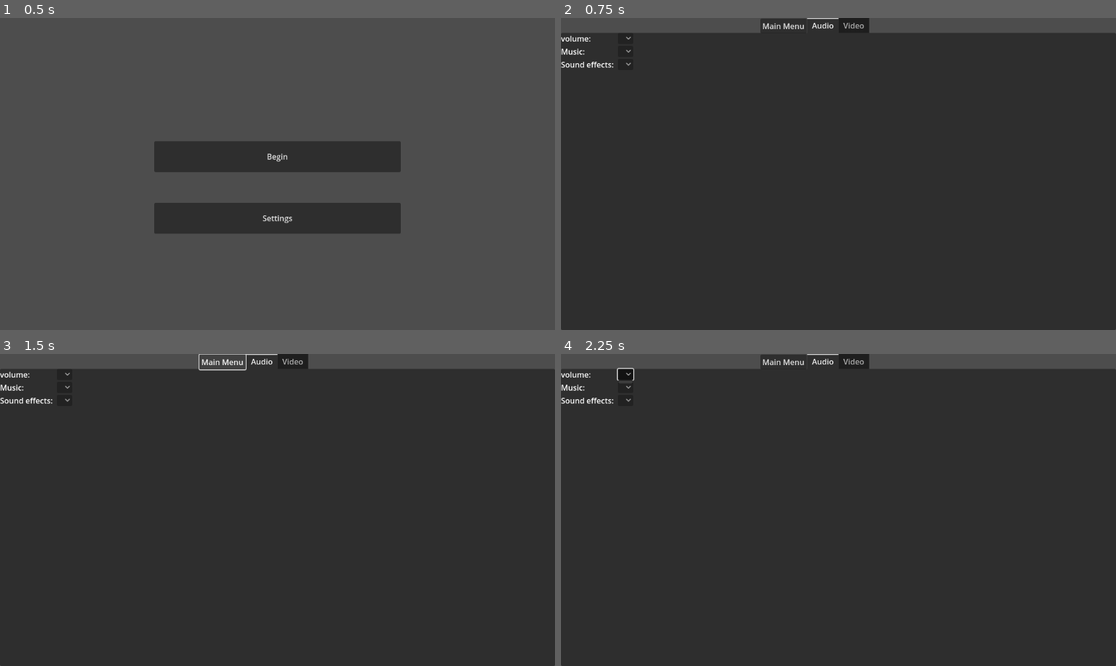
Above: before the commit, frames 1-4 (two rows, left to right).
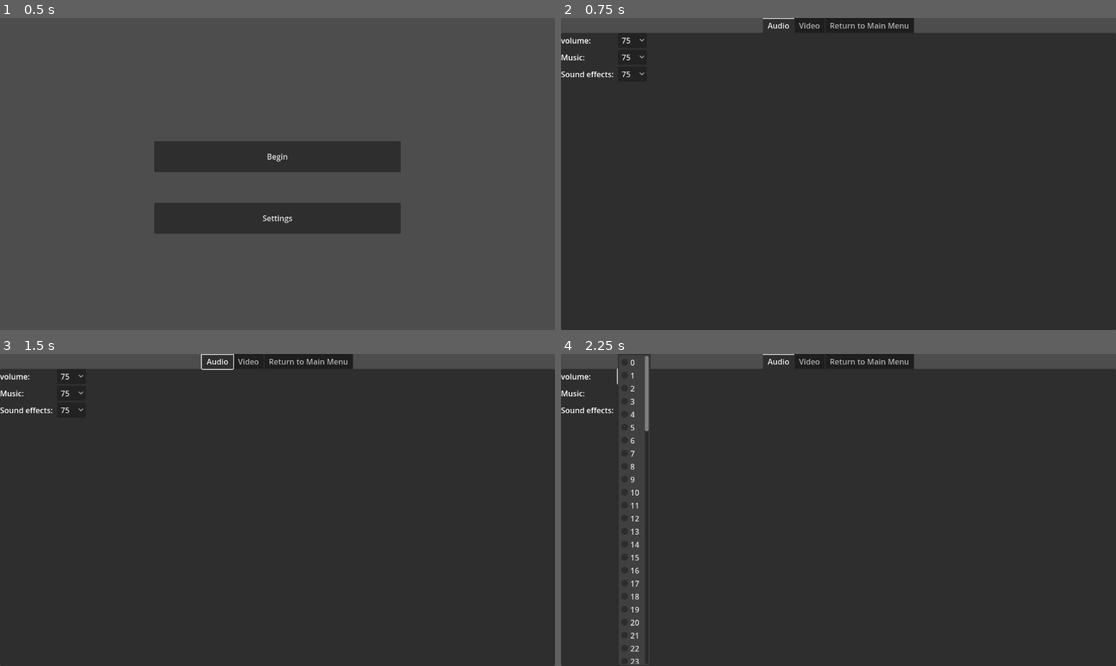
Above: after the commit, the same moments.

Repository: DrakeborgDev/elemastar
Game: Godot game, scene res://menus/main_menu.tscn
Same seed, same stepped clock (60 frames per second), same inputs: the game is played once before the commit and once after it.
Inputs (mouse positions are in pixels of both pictures, inside the frame that each line leads up to; where the layout moved, square brackets give the same spot in the first picture):
- Up to frame 1 (0.5 s): no input
- Up to frame 2 (0.75 s): click "Settings" at 0.5 s
- Up to frame 3 (1.5 s): click (222, 363) at 1.25 s, where only the run before the commit has a clickable "Main Menu"
- Up to frame 4 (2.25 s): click (633, 375) [627, 375] at 2 s

Frame 1 is identical in both runs. In frame 2, 1.1% of the frame differs, in the area x 0-64%, y 0-19%; in frame 3, 1.2%; in frame 4, 1.9%, in the area x 0-64%, y 0-100%.
Error before the commit: Parse Error: Identifier "GlobalValues" not declared in the current scope. (res://scripts/settings.gd:10)

Commit message:
Allowed for settings to persist for a single runtime

Diff:
--- a/menus/battle_menus/select.tscn
+++ b/menus/battle_menus/select.tscn
@@ -18,7 +18,8 @@
 [node name="HBoxContainer" type="HBoxContainer" parent="VBoxContainer"]
 layout_mode = 2
 
-[node name="OptionButton" type="OptionButton" parent="VBoxContainer/HBoxContainer"]
+[node name="regionSelector" type="OptionButton" parent="VBoxContainer/HBoxContainer"]
+unique_name_in_owner = true
 layout_mode = 2
 
 [node name="fight" type="Button" parent="VBoxContainer/HBoxContainer"]
--- a/menus/settings.tscn
+++ b/menus/settings.tscn
@@ -62,15 +62,13 @@
 text = "To Be Made Eventually"
 horizontal_alignment = 1
 
-[node name="main_menu" type="Button" parent="."]
-layout_mode = 0
-offset_left = 414.0
-offset_top = 1.0
-offset_right = 510.0
-offset_bottom = 32.0
-text = "Main Menu"
+[node name="Return to Main Menu" type="Button" parent="TabContainer"]
+visible = false
+layout_mode = 2
+text = "Confirm Return?"
+metadata/_tab_index = 2
 
 [connection signal="item_selected" from="TabContainer/Audio/masterVol" to="." method="_on_master_vol_item_selected"]
 [connection signal="item_selected" from="TabContainer/Audio/MusicVol" to="." method="_on_music_vol_item_selected"]
 [connection signal="item_selected" from="TabContainer/Audio/sfxVol" to="." method="_on_sfx_vol_item_selected"]
-[connection signal="pressed" from="main_menu" to="." method="_on_main_menu_pressed"]
+[connection signal="pressed" from="TabContainer/Return to Main Menu" to="." method="_on_main_menu_pressed"]
--- a/project.godot
+++ b/project.godot
@@ -15,6 +15,10 @@
 config/features=PackedStringArray("4.4", "GL Compatibility")
 config/icon="res://icon.svg"
 
+[autoload]
+
+GlobalValues="*res://scripts/global_values.gd"
+
 [rendering]
 
 renderer/rendering_method="gl_compatibility"
